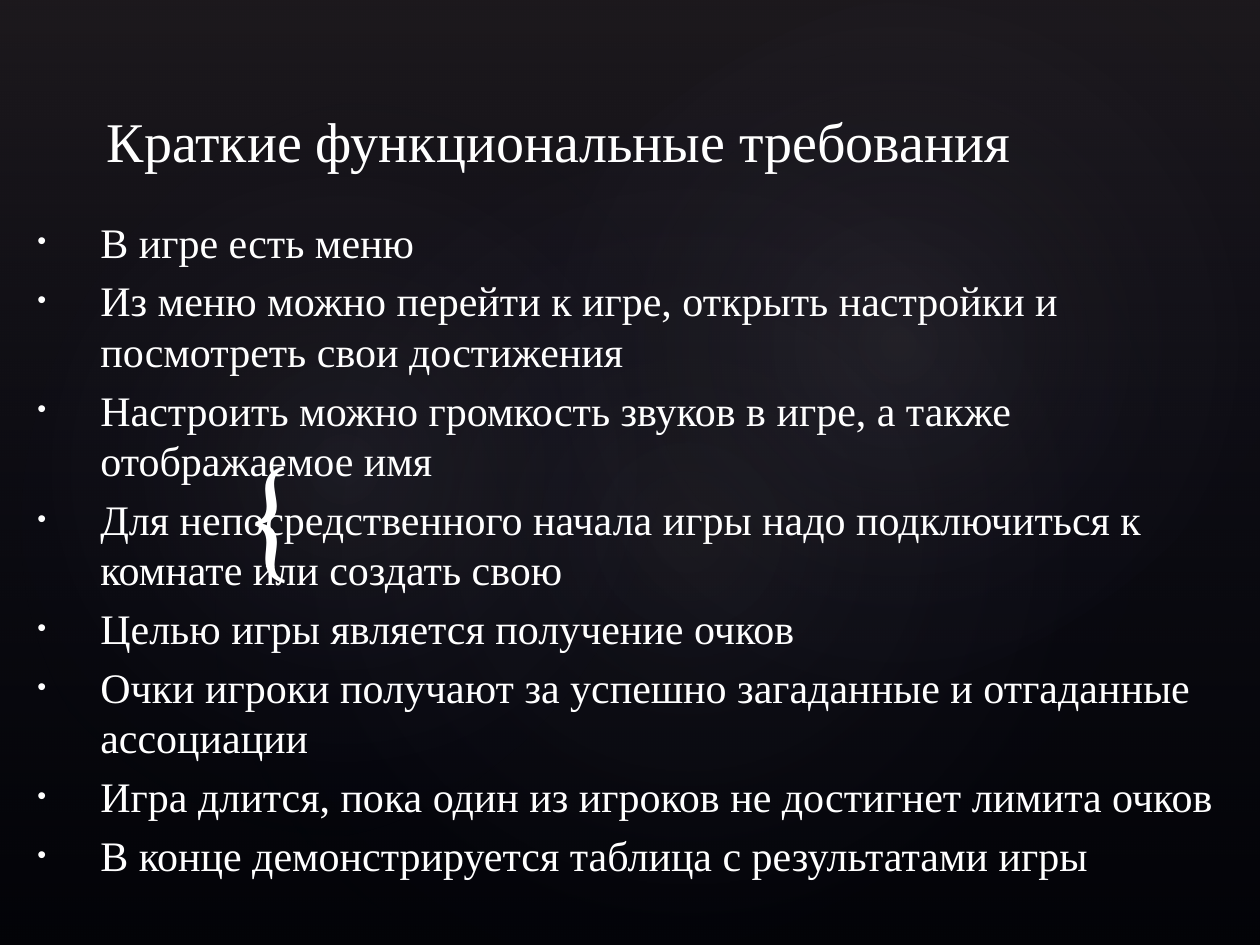
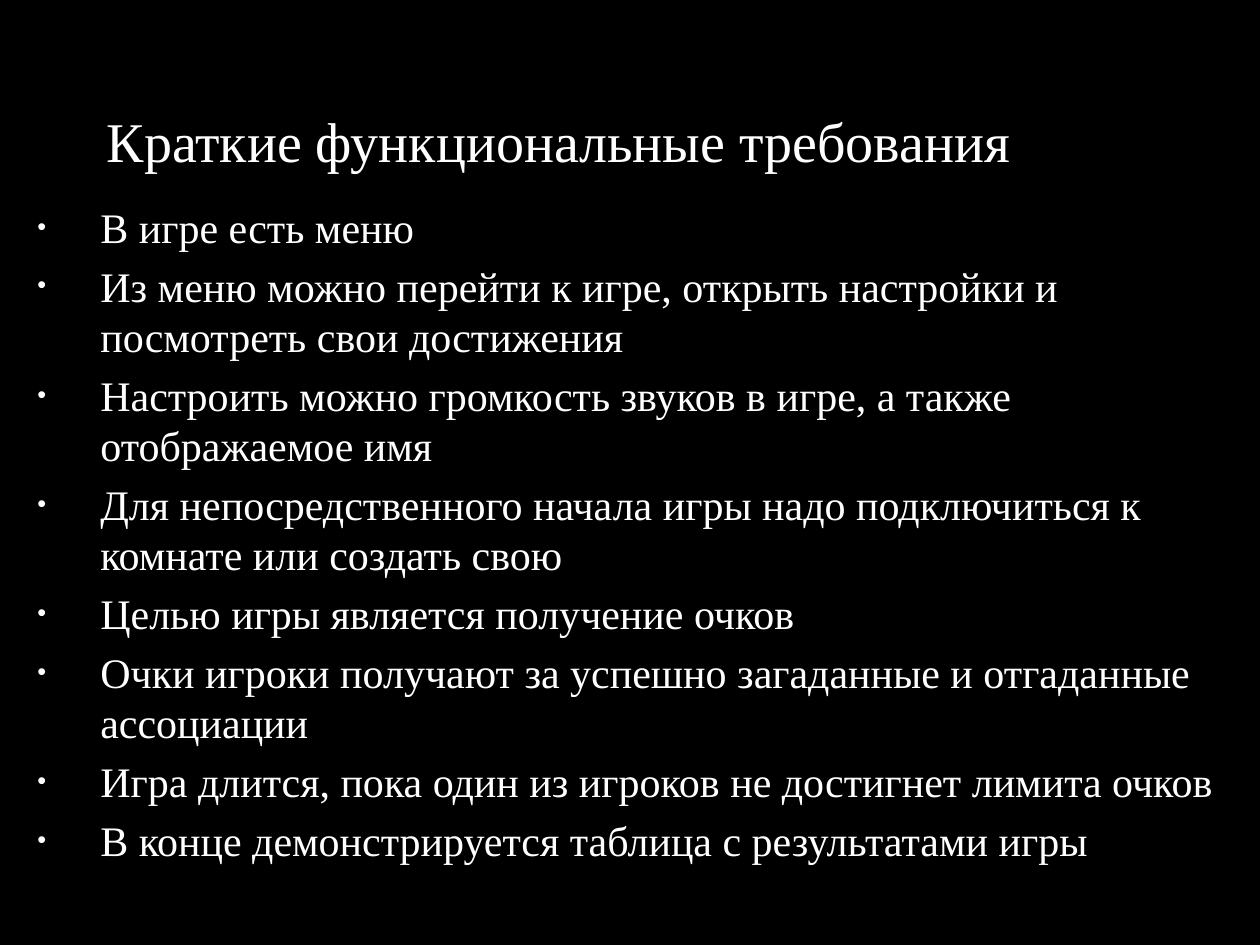
Before and after one commit to GarfieldDerKater/project, a slide deck: slide 4 of Проект «Игра в ассоциации».pptx. Drawn at 1260x945 pixels with LibreOffice and Linux fonts; fonts in the diff are those of the drawing; background and template pictures are left out. Boxes give left, top, right and bottom in pixels: in the first picture for what was removed or moved away, otherwise in the second. Text is boxed around its words. In the diff, an @@ line names an element or a change of style, - is before the commit and + after.

```diff
--- a/Проект «Игра в ассоциации».pptx
+++ b/Проект «Игра в ассоциации».pptx
@@ rectangle removed at (0, 0, 1260, 945) @@
@@ ellipse removed at (0, 0, 782, 945) @@
@@ ellipse removed at (57, 0, 1260, 945) @@
@@ ellipse removed at (346, 0, 1260, 856) @@
@@ subtitle "В игре есть меню": place and size @@
-subtitle "В игре есть меню" at (100, 230, 1212, 880)
+subtitle "В игре есть меню" at (100, 215, 1212, 865)
@@ text removed at (252, 436, 315, 578) @@
-{
```
Also in this commit, not shown: 1 other slide changed, 1 slide added.
